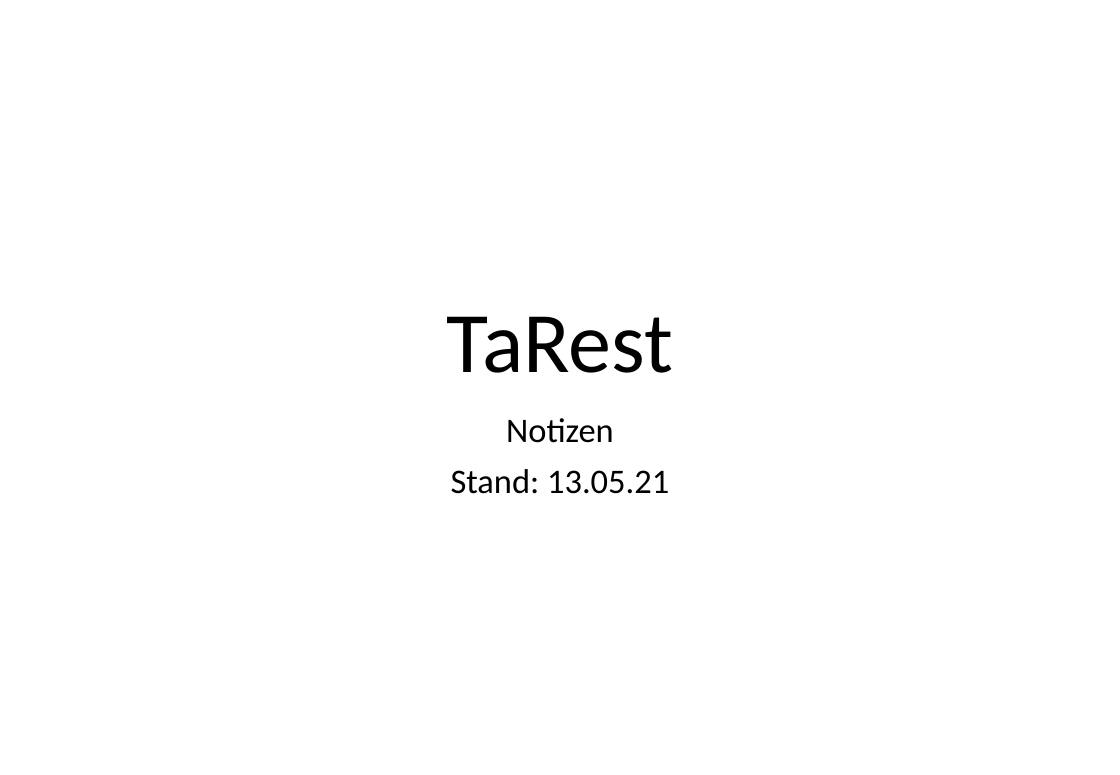
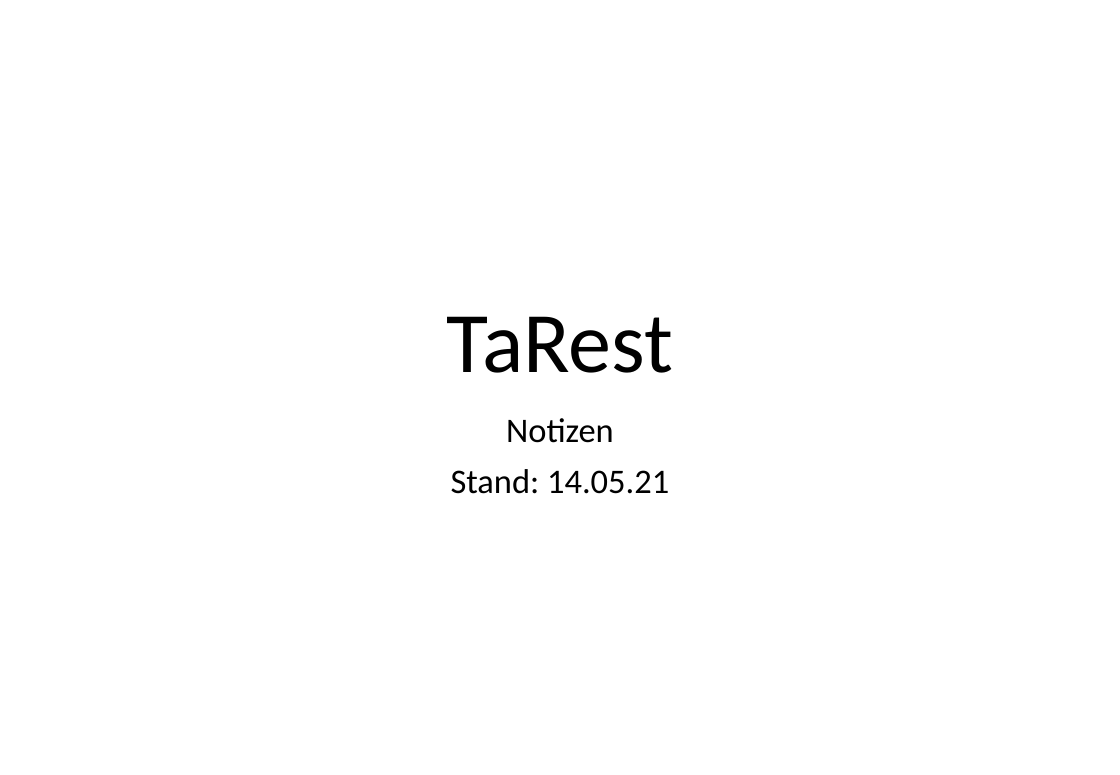
Before and after one commit to hobrink1/TaRest, a slide deck: slide 1 of PowerPoints/TaRest Notizen.pptx. Drawn at 1120x775 pixels with LibreOffice and Linux fonts; fonts in the diff are those of the drawing; background and template pictures are left out. Boxes give left, top, right and bottom in pixels: in the first picture for what was removed or moved away, otherwise in the second. Text is boxed around its words. In the diff, an @@ line names an element or a change of style, - is before the commit and + after.

```diff
--- a/PowerPoints/TaRest Notizen.pptx
+++ b/PowerPoints/TaRest Notizen.pptx
@@ subtitle at <box>451,469,669,494</box>: text changed @@
-Stand: 13.05.21
+Stand: 14.05.21
```
Also in this commit, not shown: 1 slide removed, 11 other files.
